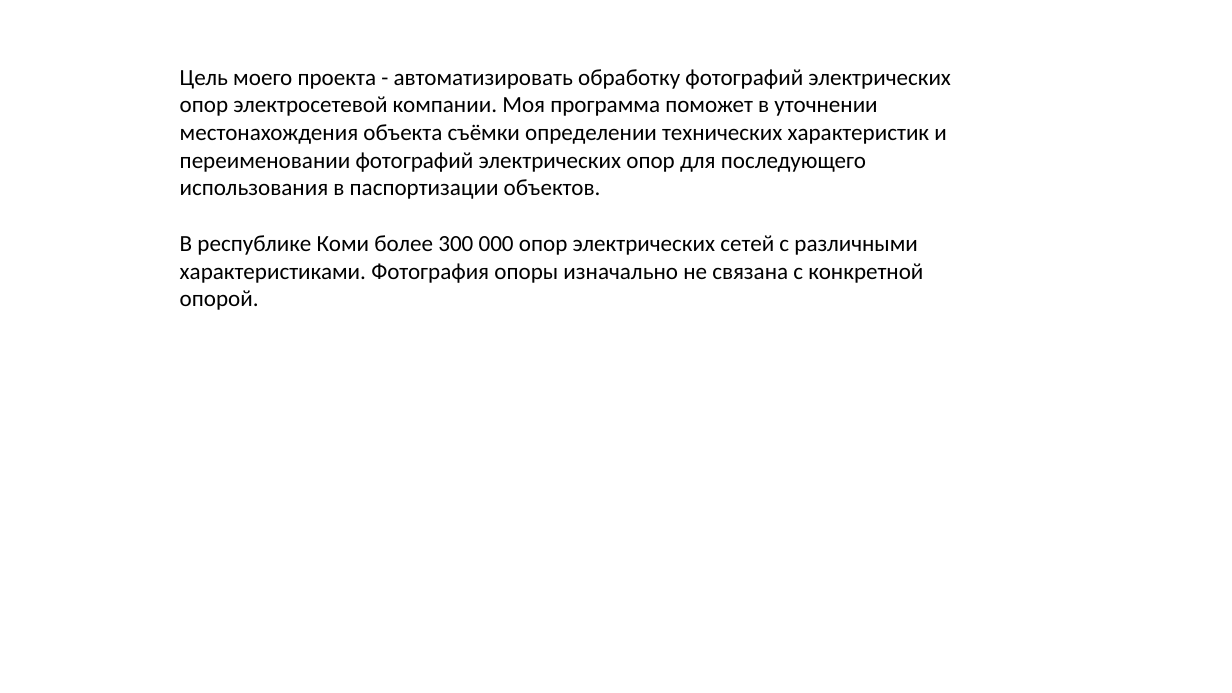
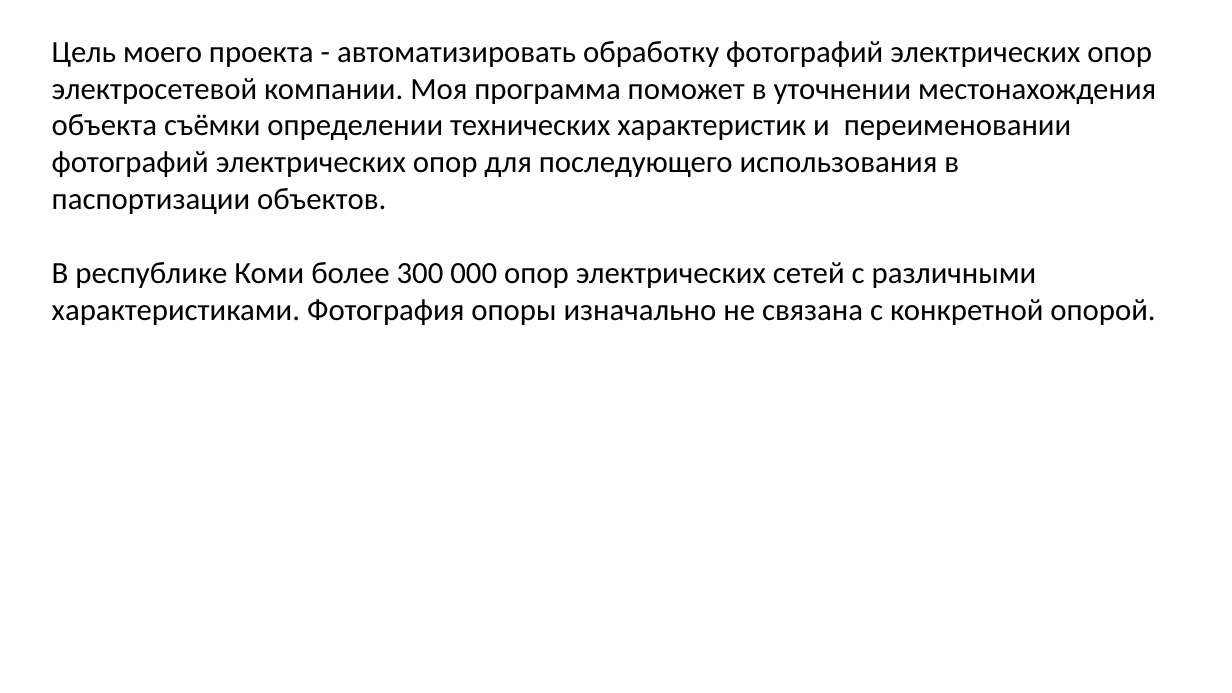
Before and after one commit to korbinat/GeoPhoto, a slide deck: slide 2 of Презентация программы.pptx. Drawn at 1232x693 pixels with LibreOffice and Linux fonts; fonts in the diff are those of the drawing. Boxes give left, top, right and bottom in pixels: in the first picture for what was removed or moved away, otherwise in the second. Text is boxed around its words. In the diff, an @@ line names an element or a change of style, - is before the commit and + after.

```diff
--- a/Презентация программы.pptx
+++ b/Презентация программы.pptx
@@ text "Цель моего проекта - автоматизировать ...": place and size @@
-text "Цель моего проекта - автоматизировать ..." at bbox=[180, 69, 951, 310]
+text "Цель моего проекта - автоматизировать ..." at bbox=[52, 41, 1156, 325]
@@ text "Цель моего проекта - автоматизировать ..." at bbox=[52, 41, 1156, 325]: size 18 to 24 pt @@
```
Also in this commit, not shown: 6 other slides changed, 2 slides added, 1 slide removed.
